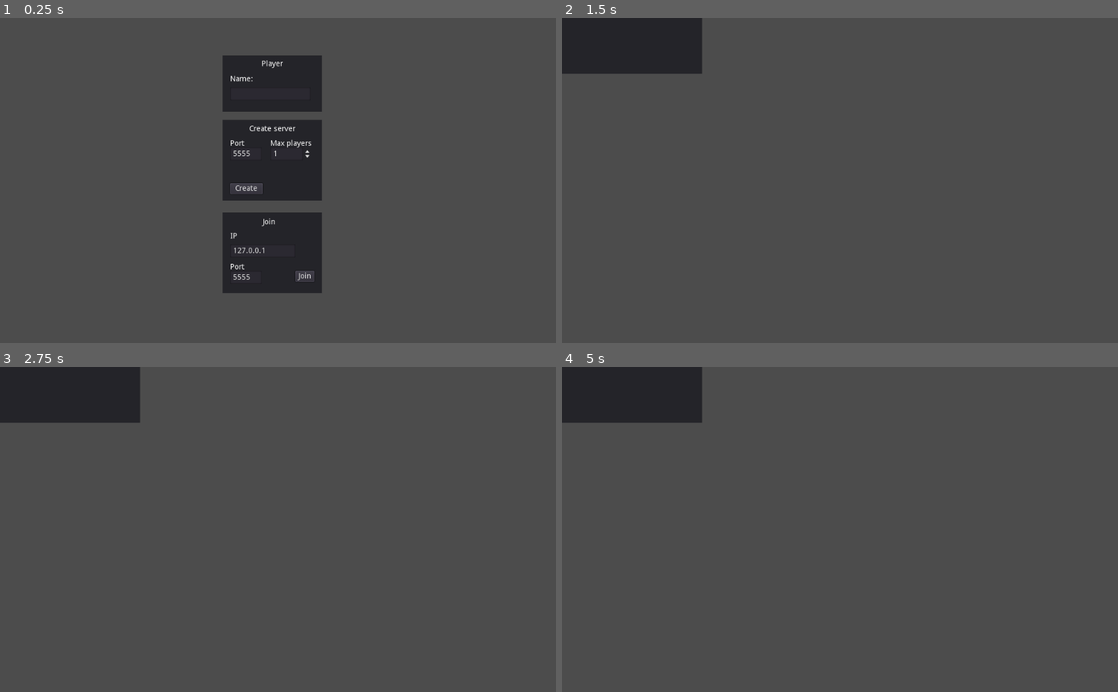
Above: before the commit, frames 1-4 (two rows, left to right).
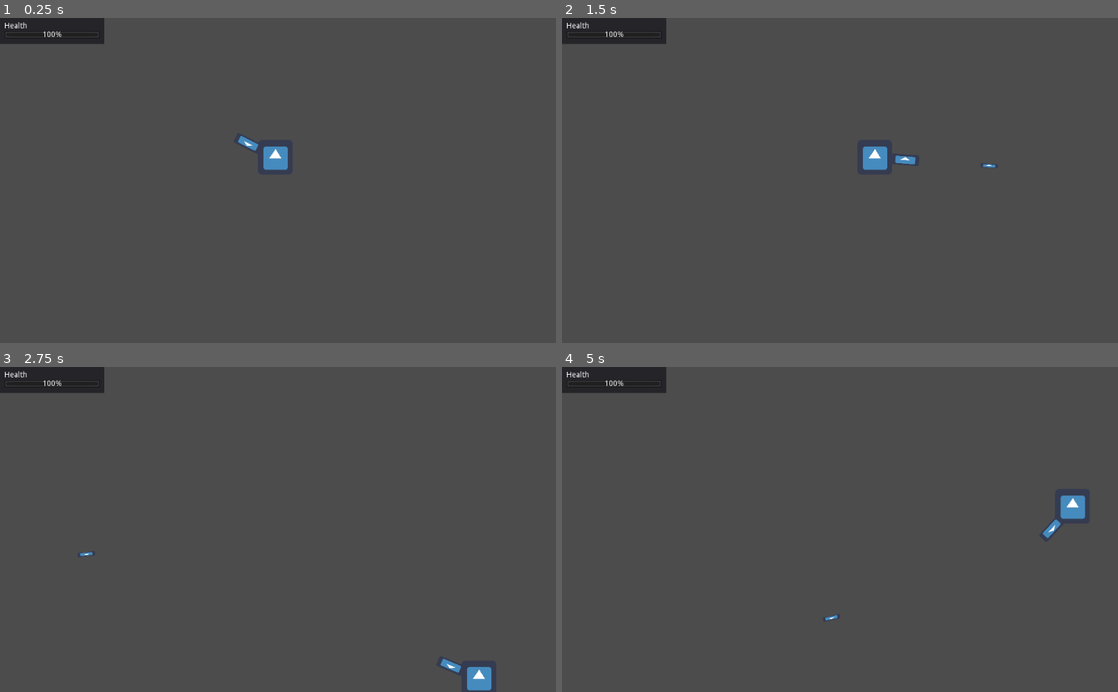
Above: after the commit, the same moments.

Repository: pattlebass/Castlecry-Survival
Game: Godot game, scene res://game.tscn
The game is run twice, just before and just after one commit, with the same random seed, the same clock (stepped at 60 frames per second) and the same inputs. Before the commit the project starts from res://menus/lobby.tscn. The engine's default icon, where the game draws it, is replaced by a stand-in: a white triangle on a blue panel in a dark square.
Inputs (mouse positions are in pixels of both pictures, inside the frame that each line leads up to):
- Up to frame 1 (0.25 s): no input
- Up to frame 2 (1.5 s): click (806, 190) at 0.5 s, where only the run before the commit has a clickable "Create"; tap Enter at 1.25 s; move the mouse to (962, 164) at 1.27 s; press the mouse at (962, 164) at 1.28 s; hold D (right) from 1.28 s (still down)
- Up to frame 3 (2.75 s): move the mouse to (166, 545) at 2.02 s; release D (right) at 2.03 s; release the mouse at (166, 545) at 2.03 s; hold S (down) from 2.03 s (still down); click (166, 545) at 2.1 s
- Up to frame 4 (5 s): move the mouse to (895, 458) at 2.77 s; release S (down) at 2.78 s; press the mouse at (895, 458) at 2.78 s; hold D (right) 2.78-3.53 s; tap Space at 3.5 s; move the mouse to (812, 594) at 3.52 s; release the mouse at (812, 594) at 3.53 s; hold W (up) 3.53-4.28 s; click (812, 594) at 3.6 s; tap Enter at 4.25 s; move the mouse to (1006, 578) at 4.27 s; press the mouse at (1006, 578) at 4.28 s; hold A (left) from 4.28 s (still down)

The runs differ from the first frame. In frame 1, 13% of the frame differs, in the area x 0-58%, y 0-85%; in frame 2, 3.3%; in frame 3, 3.3%; in frame 4, 3.3%.

Commit message:
Add files

Diff:
--- a/Castlecry Survival/assets/player/player.gd
+++ b/Castlecry Survival/assets/player/player.gd
@@ -1,6 +1,9 @@
 extends KinematicBody2D
 
+var max_health = 100
+var health = 100
 
+#Movement
 var velocity = Vector2()
 var speed = 500
 var acceleration = 0.2
@@ -8,9 +11,12 @@
 var desired_velocity
 var move_direction
 
+func _ready():
+	#global.player = self
+	pass
+
 func _physics_process(delta):
-	if is_network_master():
-		movement()
+	movement()
 
 func movement():
 	move_direction = Vector2.ZERO
--- a/Castlecry Survival/assets/player/player.tscn
+++ b/Castlecry Survival/assets/player/player.tscn
@@ -13,4 +13,6 @@
 shape = SubResource( 1 )
 
 [node name="Sprite" type="Sprite" parent="."]
+position = Vector2( 0, -3.8147e-06 )
+scale = Vector2( 1, 1 )
 texture = ExtResource( 1 )
--- /dev/null
+++ b/Castlecry Survival/assets/weapons/bullet.gd
@@ -0,0 +1,8 @@
+extends KinematicBody2D
+
+var speed = 1000
+
+func _physics_process(delta):
+	move_and_slide(Vector2.RIGHT.rotated(rotation) * speed)
+	if global.player.global_position.distance_to(global_position) > 1500:
+		queue_free()
--- /dev/null
+++ b/Castlecry Survival/assets/weapons/bullet.tscn
@@ -0,0 +1,11 @@
+[gd_scene load_steps=3 format=2]
+
+[ext_resource path="res://icon.png" type="Texture" id=1]
+[ext_resource path="res://assets/weapons/bullet.gd" type="Script" id=2]
+
+[node name="bullet" type="KinematicBody2D"]
+script = ExtResource( 2 )
+
+[node name="Sprite" type="Sprite" parent="."]
+scale = Vector2( 0.5, 0.125 )
+texture = ExtResource( 1 )
--- /dev/null
+++ b/Castlecry Survival/assets/weapons/gun.gd
@@ -0,0 +1,9 @@
+extends Node2D
+
+var damage = 20
+var damage_dropoff = 5
+
+var bullet_scene = preload("res://assets/weapons/bullet.tscn")
+
+func _process(delta):
+	look_at(get_global_mouse_position())
--- /dev/null
+++ b/Castlecry Survival/assets/weapons/pistol/pistol.gd
@@ -0,0 +1,9 @@
+extends "res://assets/weapons/gun.gd"
+
+func _unhandled_input(event):
+	if event.is_action_pressed("shoot"):
+		var bullet = bullet_scene.instance()
+		bullet.global_position = $Position2D.global_position
+		bullet.rotation = rotation
+		#global.game.add_child(bullet)
+		get_parent().get_parent().add_child(bullet)
--- /dev/null
+++ b/Castlecry Survival/assets/weapons/pistol/pistol.tscn
@@ -0,0 +1,15 @@
+[gd_scene load_steps=3 format=2]
+
+[ext_resource path="res://assets/weapons/pistol/pistol.gd" type="Script" id=1]
+[ext_resource path="res://icon.png" type="Texture" id=2]
+
+[node name="pistol" type="Node2D"]
+script = ExtResource( 1 )
+
+[node name="Sprite" type="Sprite" parent="."]
+position = Vector2( 56, 0 )
+scale = Vector2( 0.8125, 0.3125 )
+texture = ExtResource( 2 )
+
+[node name="Position2D" type="Position2D" parent="."]
+position = Vector2( 80, 0 )
--- a/Castlecry Survival/game.gd
+++ b/Castlecry Survival/game.gd
@@ -1,63 +1,4 @@
 extends Node2D
 
-func _ready():
-	# Connect event handler to the player_list_changed signal
-	Network.connect("player_list_changed", self, "_on_player_list_changed")
-
-	# Update the lblLocalPlayer label widget to display the local player name
-	#$HUD/PanelPlayerList/lblLocalPlayer.text = gamestate.player_info.name
-
-	# Spawn the players
-	if (get_tree().is_network_server()):
-		spawn_players(Gamestate.player_info, 1)
-	else:
-		rpc_id(1, "spawn_players", Gamestate.player_info, -1)
-
-# Spawns a new player actor, using the provided player_info structure and the given spawn index
-remote func spawn_players(pinfo, spawn_index):
-	# If the spawn_index is -1 then we define it based on the size of the player list
-	if (spawn_index == -1):
-		spawn_index = Network.players.size()
-
-	if (get_tree().is_network_server() && pinfo.net_id != 1):
-		# We are on the server and the requested spawn does not belong to the server
-		# Iterate through the connected players
-		var s_index = 1      # Will be used as spawn index
-		for id in Network.players:
-			# Spawn currently iterated player within the new player's scene, skipping the new player for now
-			if (id != pinfo.net_id):
-				rpc_id(pinfo.net_id, "spawn_players", Network.players[id], s_index)
-
-			# Spawn the new player within the currently iterated player as long it's not the server
-			# Because the server's list already contains the new player, that one will also get itself!
-			if (id != 1):
-				rpc_id(id, "spawn_players", pinfo, spawn_index)
-
-			s_index += 1
-
-	# Load the scene and create an instance
-	var pclass = load(pinfo.actor_path)
-	var nactor = pclass.instance()
-	# Setup player customization (well, the color)
-	#nactor.set_dominant_color(pinfo.char_color)
-	# And the actor position
-	nactor.position = Vector2(100, 100)
-	# If this actor does not belong to the server, change the node name and network master accordingly
-	if (pinfo.net_id != 1):
-		nactor.set_network_master(pinfo.net_id)
-		nactor.set_name(str(pinfo.net_id))
-	# Finally add the actor into the world
-	add_child(nactor)
-
-
-func _on_player_list_changed():
-	# First remove all children from the boxList widget
-	for c in $HUD/Panel_Player_List/VBoxContainer.get_children():
-		c.queue_free()
-
-	# Now iterate through the player list creating a new entry into the boxList
-	for p in Network.players:
-		if (p != Gamestate.player_info.net_id):
-			var nlabel = Label.new()
-			nlabel.text = Network.players[p].name
-			$HUD/Panel_Player_List/VBoxContainer.add_child(nlabel)
+#func _ready():
+#	global.game = self
--- a/Castlecry Survival/game.tscn
+++ b/Castlecry Survival/game.tscn
@@ -1,23 +1,43 @@
-[gd_scene load_steps=2 format=2]
+[gd_scene load_steps=5 format=2]
 
-[ext_resource path="res://game.gd" type="Script" id=1]
+[ext_resource path="res://assets/player/player.tscn" type="PackedScene" id=1]
+[ext_resource path="res://assets/weapons/pistol/pistol.tscn" type="PackedScene" id=2]
+[ext_resource path="res://menus/HUD.gd" type="Script" id=3]
+[ext_resource path="res://game.gd" type="Script" id=4]
 
 [node name="game" type="Node2D"]
-position = Vector2( 524, 250 )
-script = ExtResource( 1 )
+script = ExtResource( 4 )
 
 [node name="HUD" type="CanvasLayer" parent="."]
+script = ExtResource( 3 )
 
-[node name="Panel_Player_List" type="Panel" parent="HUD"]
-margin_right = 258.0
-margin_bottom = 103.0
+[node name="Panel" type="Panel" parent="HUD"]
+margin_right = 192.0
+margin_bottom = 48.0
 __meta__ = {
 "_edit_use_anchors_": false
 }
 
-[node name="VBoxContainer" type="VBoxContainer" parent="HUD/Panel_Player_List"]
-margin_right = 40.0
-margin_bottom = 40.0
+[node name="Label" type="Label" parent="HUD/Panel"]
+margin_left = 8.0
+margin_top = 8.0
+margin_right = 50.0
+margin_bottom = 22.0
+text = "Health"
 __meta__ = {
 "_edit_use_anchors_": false
 }
+
+[node name="HealthBar" type="ProgressBar" parent="HUD/Panel"]
+margin_left = 8.0
+margin_top = 24.0
+margin_right = 184.0
+margin_bottom = 38.0
+__meta__ = {
+"_edit_use_anchors_": false
+}
+
+[node name="player" parent="." instance=ExtResource( 1 )]
+position = Vector2( 507.069, 257.236 )
+
+[node name="pistol" parent="player" instance=ExtResource( 2 )]
--- a/Castlecry Survival/gamestate.gd
+++ /dev/null
@@ -1,8 +0,0 @@
-extends Node
-
-var player_info = {
-	name = "Player",                                 # How this player will be shown within the GUI
-	net_id = 1,                                      # By default everyone receives "server ID"
-	actor_path = "res://assets/player/player.tscn",  # The class used to represent the player in the game world
-	char_color = Color(1, 1, 1)                      # By default don't modulate the icon color
-}
--- /dev/null
+++ b/Castlecry Survival/global.gd
@@ -0,0 +1,4 @@
+extends Node2D
+
+onready var game = get_node("/root/game")
+onready var player = game.get_node("player")
--- /dev/null
+++ b/Castlecry Survival/menus/HUD.gd
@@ -0,0 +1,6 @@
+extends CanvasLayer
+
+onready var player = get_parent().get_node("player")
+
+func _process(delta):
+	$Panel/HealthBar.value = player.health #Set bar to player health
--- a/Castlecry Survival/menus/lobby.gd
+++ /dev/null
@@ -1,21 +0,0 @@
-extends CanvasLayer
-
-func _ready():
-	Network.connect("server_created", self, "_on_ready_to_play")
-	Network.connect("join_success", self, "_on_ready_to_play")
-	Network.connect("join_fail", self, "_on_join_fail")
-
-func _on_host_pressed():
-	Network.server_info.used_port = int($Panel_server/LineEdit_port_host.text)
-	Network.server_info.max_players = int($Panel_server/SpinBox_max_players.value)
-
-	Network.create_server(Network.server_info.used_port, Network.server_info.max_players)
-
-func _on_join_pressed():
-	Network.create_client($Panel_join/LineEdit_IP.text, int($Panel_join/LineEdit_Port_join.text))
-
-func _on_ready_to_play():
-	get_tree().change_scene("res://game.tscn")
-
-func _on_join_fail():
-	print("Failed to join server")
--- a/Castlecry Survival/menus/lobby.tscn
+++ /dev/null
@@ -1,179 +0,0 @@
-[gd_scene load_steps=2 format=2]
-
-[ext_resource path="res://menus/lobby.gd" type="Script" id=1]
-
-[node name="lobby" type="CanvasLayer"]
-script = ExtResource( 1 )
-
-[node name="Panel_player" type="Panel" parent="."]
-margin_left = 410.0
-margin_top = 68.8249
-margin_right = 593.0
-margin_bottom = 172.825
-__meta__ = {
-"_edit_use_anchors_": false
-}
-
-[node name="Label" type="Label" parent="Panel_player"]
-margin_left = 14.25
-margin_top = 37.0648
-margin_right = 56.25
-margin_bottom = 51.0648
-text = "Name:"
-__meta__ = {
-"_edit_use_anchors_": false
-}
-
-[node name="Label2" type="Label" parent="Panel_player"]
-margin_left = 72.0
-margin_top = 9.43112
-margin_right = 114.0
-margin_bottom = 23.4311
-text = "Player"
-__meta__ = {
-"_edit_use_anchors_": false
-}
-
-[node name="LineEdit_Name" type="LineEdit" parent="Panel_player"]
-margin_left = 14.25
-margin_top = 59.1844
-margin_right = 162.25
-margin_bottom = 83.1844
-caret_blink = true
-caret_blink_speed = 0.5
-__meta__ = {
-"_edit_use_anchors_": false
-}
-
-[node name="Panel_server" type="Panel" parent="."]
-margin_left = 410.0
-margin_top = 188.322
-margin_right = 593.0
-margin_bottom = 337.322
-__meta__ = {
-"_edit_use_anchors_": false
-}
-
-[node name="host" type="Button" parent="Panel_server"]
-margin_left = 14.0
-margin_top = 117.0
-margin_right = 74.0
-margin_bottom = 137.0
-text = "Create"
-__meta__ = {
-"_edit_use_anchors_": false
-}
-
-[node name="Label" type="Label" parent="Panel_server"]
-margin_left = 49.1669
-margin_top = 9.7767
-margin_right = 134.167
-margin_bottom = 23.7767
-text = "Create server"
-__meta__ = {
-"_edit_use_anchors_": false
-}
-
-[node name="Label2" type="Label" parent="Panel_server"]
-margin_left = 14.0
-margin_top = 37.4673
-margin_right = 54.0
-margin_bottom = 51.4673
-text = "Port"
-__meta__ = {
-"_edit_use_anchors_": false
-}
-
-[node name="Label3" type="Label" parent="Panel_server"]
-margin_left = 88.25
-margin_top = 37.4673
-margin_right = 164.25
-margin_bottom = 51.4673
-text = "Max players"
-__meta__ = {
-"_edit_use_anchors_": false
-}
-
-[node name="SpinBox_max_players" type="SpinBox" parent="Panel_server"]
-margin_left = 88.0
-margin_top = 51.0
-margin_right = 164.0
-margin_bottom = 75.0
-min_value = 1.0
-max_value = 20.0
-value = 1.0
-__meta__ = {
-"_edit_use_anchors_": false
-}
-
-[node name="LineEdit_port_host" type="LineEdit" parent="Panel_server"]
-margin_left = 14.0
-margin_top = 51.4673
-margin_right = 72.0
-margin_bottom = 75.4673
-text = "5555"
-__meta__ = {
-"_edit_use_anchors_": false
-}
-
-[node name="Panel_join" type="Panel" parent="."]
-margin_left = 410.0
-margin_top = 358.857
-margin_right = 593.0
-margin_bottom = 507.857
-__meta__ = {
-"_edit_use_anchors_": false
-}
-
-[node name="Label" type="Label" parent="Panel_join"]
-margin_left = 74.0
-margin_top = 11.441
-margin_right = 97.0
-margin_bottom = 25.441
-text = "Join"
-__meta__ = {
-"_edit_use_anchors_": false
-}
-
-[node name="Label2" type="Label" parent="Panel_join"]
-margin_left = 14.0
-margin_top = 36.8671
-margin_right = 54.0
-margin_bottom = 50.8671
-text = "IP"
-
-[node name="Label3" type="Label" parent="Panel_join"]
-margin_left = 14.0
-margin_top = 93.8671
-margin_right = 54.0
-margin_bottom = 107.867
-text = "Port"
-
-[node name="LineEdit_IP" type="LineEdit" parent="Panel_join"]
-margin_left = 14.0
-margin_top = 59.0
-margin_right = 134.0
-margin_bottom = 83.0
-text = "127.0.0.1"
-
-[node name="LineEdit_Port_join" type="LineEdit" parent="Panel_join"]
-margin_left = 14.25
-margin_top = 107.867
-margin_right = 72.25
-margin_bottom = 131.867
-text = "5555"
-__meta__ = {
-"_edit_use_anchors_": false
-}
-
-[node name="join" type="Button" parent="Panel_join"]
-margin_left = 134.0
-margin_top = 107.867
-margin_right = 169.0
-margin_bottom = 127.867
-text = "Join"
-__meta__ = {
-"_edit_use_anchors_": false
-}
-[connection signal="pressed" from="Panel_server/host" to="." method="_on_host_pressed"]
-[connection signal="pressed" from="Panel_join/join" to="." method="_on_join_pressed"]
--- a/Castlecry Survival/network.gd
+++ /dev/null
@@ -1,98 +0,0 @@
-extends Node
-
-signal server_created                          # when server is successfully created
-signal join_success                            # When the peer successfully joins a server
-signal join_fail                               # Failed to join a server
-signal player_list_changed                     # List of players has been changed
-
-var players = {}
-
-var server_info = {
-	name = "Server",      # Holds the name of the server
-	max_players = 0,      # Maximum allowed connections
-	used_port = 5656         # Listening port
-}
-
-
-func _ready():
-	get_tree().connect("network_peer_connected", self, "_on_player_connected")
-	get_tree().connect("network_peer_disconnected", self, "_on_player_disconnected")
-	get_tree().connect("connected_to_server", self, "_on_connected_to_server")
-	get_tree().connect("connection_failed", self, "_on_connection_failed")
-	get_tree().connect("server_disconnected", self, "_on_disconnected_from_server")
-
-func create_server(_port, _max_players):
-	var peer = NetworkedMultiplayerENet.new()
-	peer.create_server(_port, _max_players)
-	get_tree().network_peer = peer
-
-	emit_signal("server_created")
-
-	# Register the server's player in the local player list
-	register_player(Gamestate.player_info)
-
-func create_client(_ip, _port):
-	var peer = NetworkedMultiplayerENet.new()
-	peer.create_client(_ip, _port)
-	get_tree().network_peer = peer
-
-	get_tree().change_scene("res://game.tscn")
-
-remote func register_player(_player_info):
-	if (get_tree().is_network_server()):
-		# We are on the server, so distribute the player list information throughout the connected players
-		for id in players:
-			# Send currently iterated player info to the new player
-			rpc_id(_player_info.net_id, "register_player", players[id])
-			# Send new player info to currently iterated player, skipping the server (which will get the info shortly)
-			if (id != 1):
-				rpc_id(id, "register_player", _player_info)
-
-	# Now to code that will be executed regardless of being on client or server
-	print("Registering player ", _player_info.name, " (", _player_info.net_id, ") to internal player table")
-	players[_player_info.net_id] = _player_info          # Create the player entry in the dictionary
-	emit_signal("player_list_changed")     # And notify that the player list has been changed
-
-func _on_player_connected(id):
-	print("Player connected: " + str(id))
-
-
-# Peer trying to connect to server is notified on success
-func _on_connected_to_server():
-	emit_signal("join_success")
-	# Update the player_info dictionary with the obtained unique network ID
-	Gamestate.player_info.net_id = get_tree().get_network_unique_id()
-	# Request the server to register this new player across all connected players
-	rpc_id(1, "register_player", Gamestate.player_info)
-	# And register itself on the local list
-	register_player(Gamestate.player_info)
-
-
-# Peer trying to connect to server is notified on failure
-func _on_connection_failed():
-	emit_signal("join_fail")
-	get_tree().set_network_peer(null)
-
-
-remote func unregister_player(id):
-	print("Removing player ", players[id].name, " from internal table")
-	# Remove the player from the list
-	players.erase(id)
-	# And notify the list has been changed
-	emit_signal("player_list_changed")
-
-func _on_player_disconnected(id):
-	print("Player ", players[id].name, " disconnected from server")
-	# Update the player tables
-	if (get_tree().is_network_server()):
-		# Unregister the player from the server's list
-		unregister_player(id)
-		# Then on all remaining peers
-		rpc("unregister_player", id)
-
-func _on_disconnected_from_server():
-	print("Disconnected from server")
-	# Clear the internal player list
-	players.clear()
-	# Reset the player info network ID
-	Gamestate.player_info.net_id = 1
--- a/Castlecry Survival/project.godot
+++ b/Castlecry Survival/project.godot
@@ -16,13 +16,12 @@
 [application]
 
 config/name="Castlecry Survival"
-run/main_scene="res://menus/lobby.tscn"
+run/main_scene="res://game.tscn"
 config/icon="res://icon.png"
 
 [autoload]
 
-Gamestate="*res://gamestate.gd"
-Network="*res://network.gd"
+global="*res://global.gd"
 
 [input]
 
@@ -46,6 +45,11 @@
 "events": [ Object(InputEventKey,"resource_local_to_scene":false,"resource_name":"","device":0,"alt":false,"shift":false,"control":false,"meta":false,"command":false,"pressed":false,"scancode":83,"unicode":0,"echo":false,"script":null)
  ]
 }
+shoot={
+"deadzone": 0.5,
+"events": [ Object(InputEventMouseButton,"resource_local_to_scene":false,"resource_name":"","device":0,"alt":false,"shift":false,"control":false,"meta":false,"command":false,"button_mask":0,"position":Vector2( 0, 0 ),"global_position":Vector2( 0, 0 ),"factor":1.0,"button_index":1,"pressed":false,"doubleclick":false,"script":null)
+ ]
+}
 
 [rendering]
 
